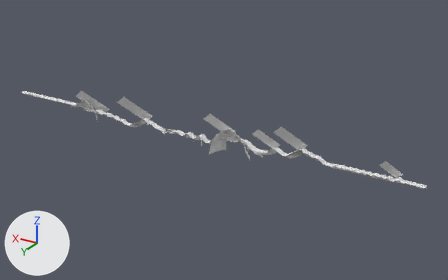
Two versions of the FBX model Assets/Arts/Map/Models/Theme_02/Desert_12.fbx, one commit apart.
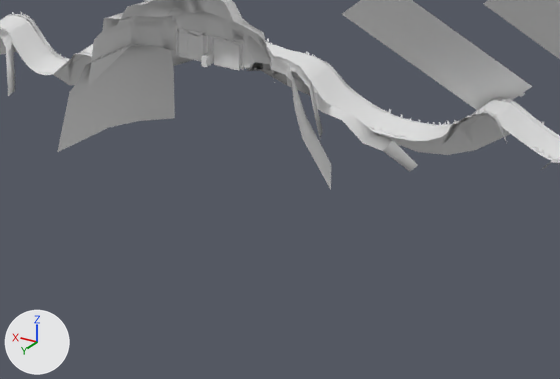
Each version is shown whole from a 50 mm lens placed at (-243.0, 1261.0, 626.0), pointed at (524.0, -16.0, -13.0), then close up on the part from 45% to 64% of the width and 47% to 68% of the height. The axes (+X, +Y, +Z) are drawn at lower left. The lights are the same throughout. Where no turn or scale is listed for an object, it has been applied to the vertices. Vertices at the same position are counted once.

The first close-up shows 'Ground_01', 'Light_01', 'Mountain_01', 'Pattern_01', 'Road_01', 'Tree_01'.
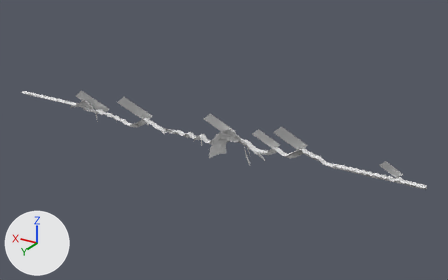
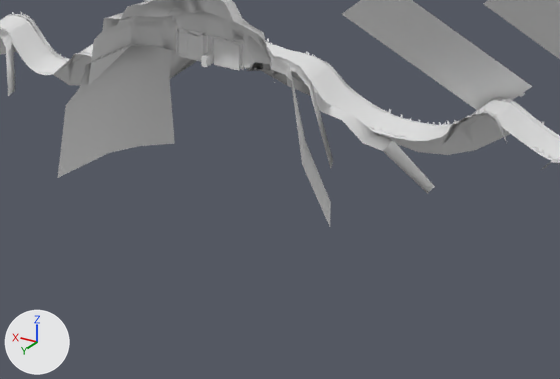
Edits to the bpy script that builds the scene:
```text
Change me_mesh_008:
    used by ob_mountain_01; location = (0.0, 0.0, 0.0)
    remove me_mesh_008.from_pydata(...)  # 3142 vertices, 3016 faces; spans x 0.0..1242.0, y -10.0..63.0, z -35.0..56.0
    add me_mesh_008.from_pydata(...)  # 3141 vertices, 3016 faces; spans x 0.0..1242.0, y -10.0..63.0, z -35.0..56.0
    me_mesh_008 part 1
    5 vertices in x 428.0..522.0, y 14.0..62.0, z -24.0..3.0 move by (0.0, 0.0, -11.0)
    3 vertices in x 496.0..511.0, y 21.0..63.0, z 8.0..9.0 move by (0.0, 0.0, -4.0)
    3 vertices in x 505.0..516.0, y 24.0..62.0, z 0.0..2.0 move by (2.0, 0.0, -6.0)
    12 vertices move from x 390.0..516.0, y -8.0..56.0, z -17.0..8.0 to x 382.0..515.0, y -8.0..56.0, z -32.0..5.0
```

Where the change shows, as pixel boxes (x1, y1, x2, y2) in the close-ups (560 x 379 px; the box of a moved part takes in the faces that stretch with it):
'Mountain_01', reshaped: before (0, 0, 560, 190); after (0, 0, 560, 227)
part 1 of me_mesh_008, moved or reshaped: before (58, 46, 417, 190); after (58, 46, 435, 227)
